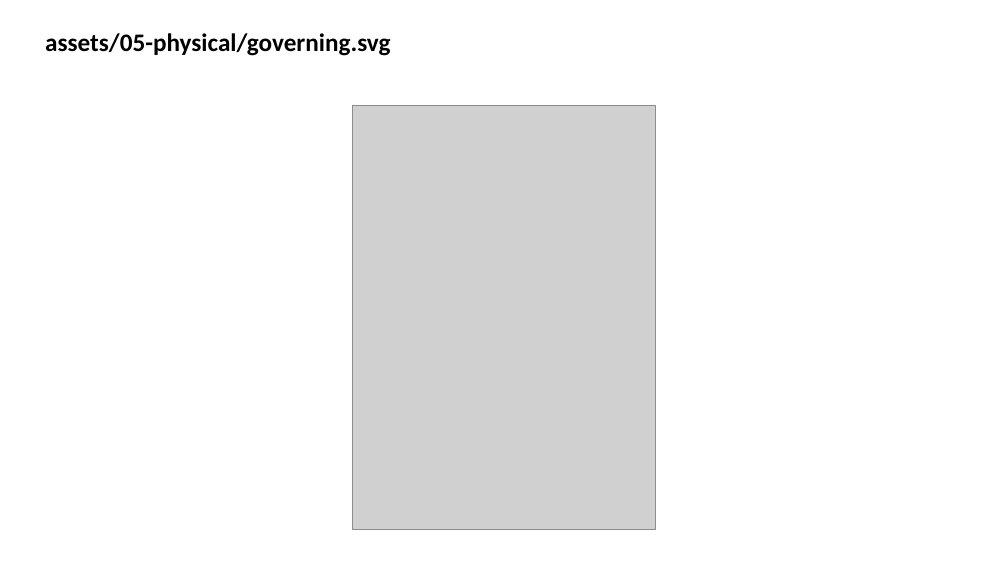
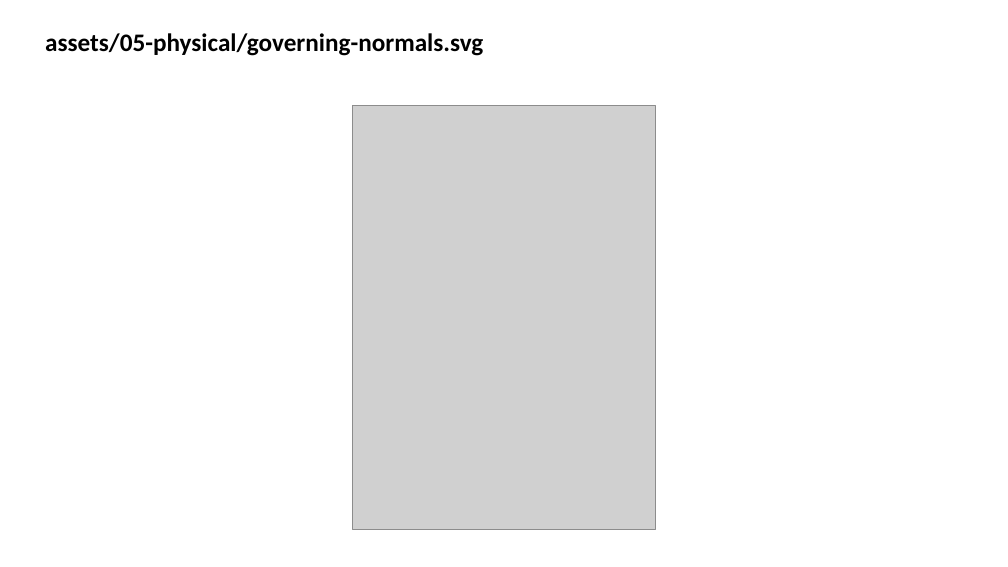
Before and after one commit to wdumontaud/slides_PUCPR, a slide deck: slide 15 of assets/illustrations.pptx (slide 13 before the commit). Drawn at 1008x567 pixels with LibreOffice and Linux fonts; fonts in the diff are those of the drawing; grey boxes stand for pictures. Boxes give left, top, right and bottom in pixels: in the first picture for what was removed or moved away, otherwise in the second. Text is boxed around its words. In the diff, an @@ line names an element or a change of style, - is before the commit and + after.

```diff
--- a/assets/illustrations.pptx
+++ b/assets/illustrations.pptx
@@ text at (45, 33, 483, 56): text changed @@
-assets/05-physical/governing.svg
+assets/05-physical/governing-normals.svg
```
Also in this commit, not shown: 2 other slides changed, 5 slides added, 13 other files.
